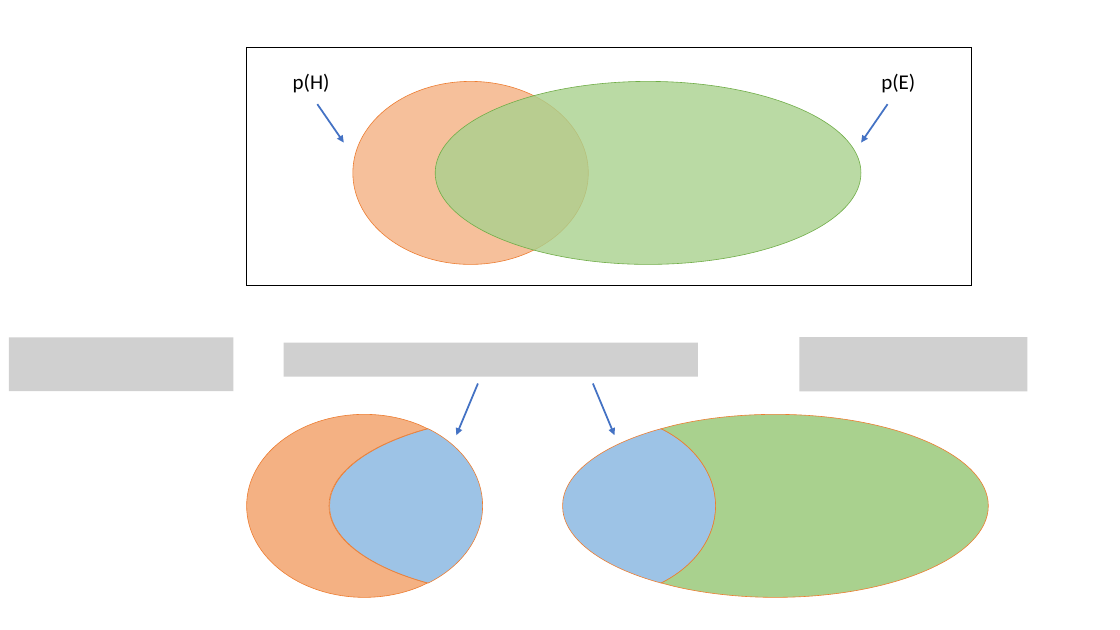
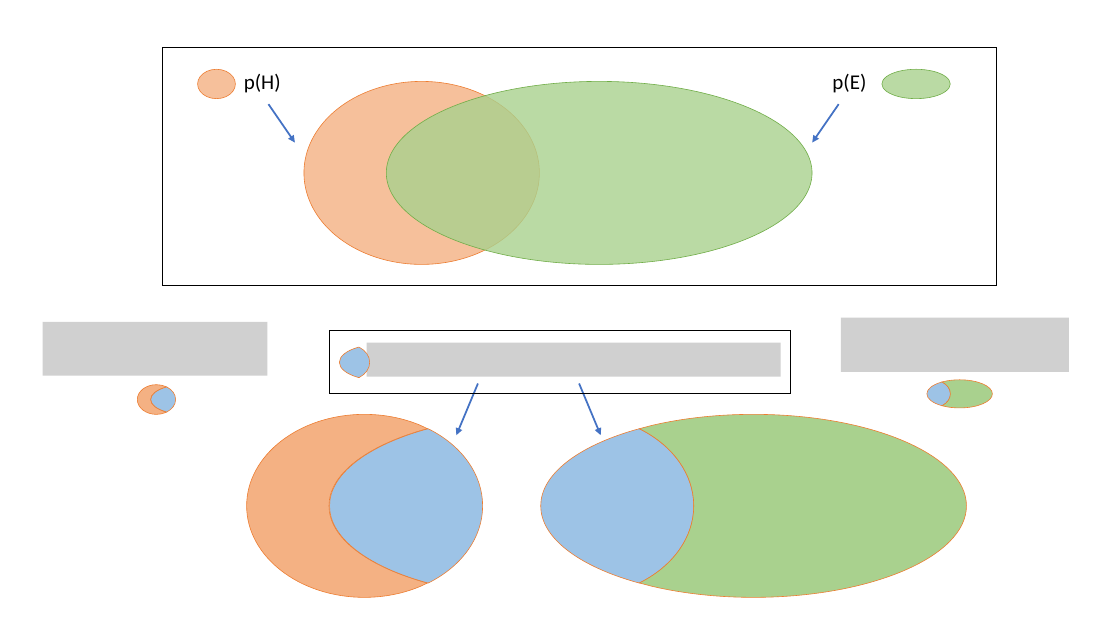
Before and after one commit to daniel-yj-yang/ml, a slide deck: slide 1 of Naive_Bayes/images/Bayes_theorem.pptx. Drawn at 1120x630 pixels with LibreOffice and Linux fonts; fonts in the diff are those of the drawing; grey boxes stand for pictures. Boxes give left, top, right and bottom in pixels: in the first picture for what was removed or moved away, otherwise in the second. Text is boxed around its words. In the diff, an @@ line names an element or a change of style, - is before the commit and + after.

```diff
--- a/Naive_Bayes/images/Bayes_theorem.pptx
+++ b/Naive_Bayes/images/Bayes_theorem.pptx
@@ rectangle: place and size @@
-rectangle at bbox=[247, 47, 972, 286]
+rectangle at bbox=[162, 47, 996, 286]
@@ 2 texts, 2 ellipses, 2 arrows: place and size @@
-2 texts, 2 ellipses, 2 arrows at bbox=[293, 74, 915, 265]
+2 texts, 2 ellipses, 2 arrows at bbox=[244, 74, 866, 265]
@@ picture: place and size @@
-picture at bbox=[8, 338, 234, 392]
+picture at bbox=[43, 322, 268, 376]
@@ picture: place and size @@
-picture at bbox=[800, 337, 1028, 392]
+picture at bbox=[841, 318, 1070, 372]
@@ picture: place and size @@
-picture at bbox=[284, 343, 698, 376]
+picture at bbox=[366, 343, 781, 376]
@@ group added at bbox=[137, 70, 993, 414]: 5 freeform shapes, 2 ellipses, 1 rectangle @@
@@ arrow moved from (593, 384) - (615, 435) to (579, 384) - (601, 435) @@
@@ freeform shape: place and size @@
-freeform shape at bbox=[661, 414, 989, 597]
+freeform shape at bbox=[639, 414, 967, 597]
@@ freeform shape: place and size @@
-freeform shape at bbox=[563, 429, 716, 583]
+freeform shape at bbox=[541, 429, 694, 583]
```
Also in this commit, not shown: 1 other file.
